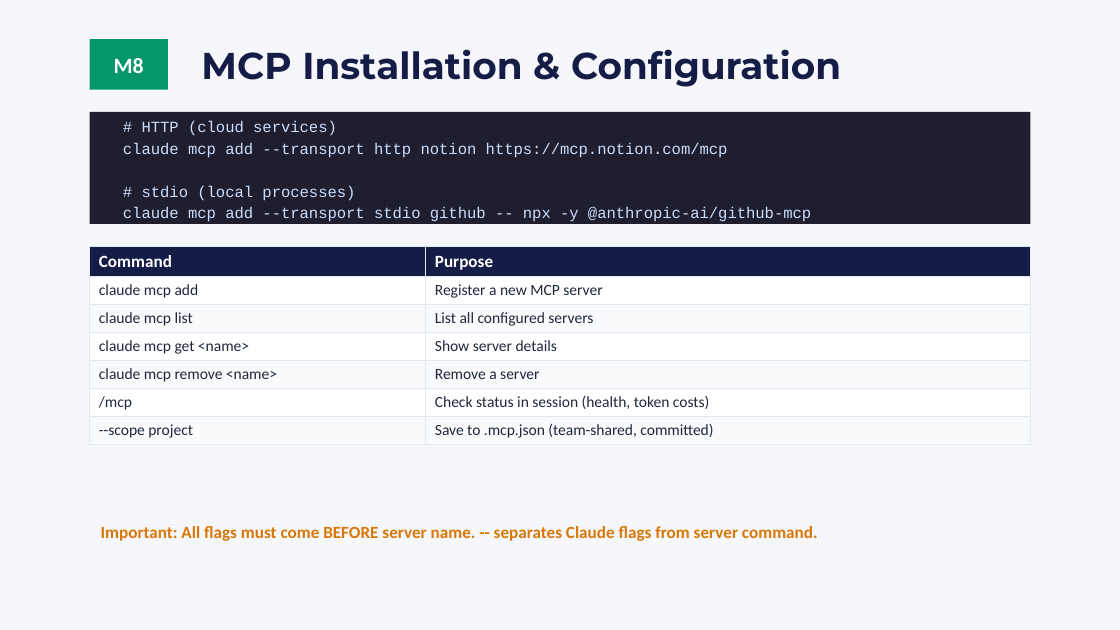
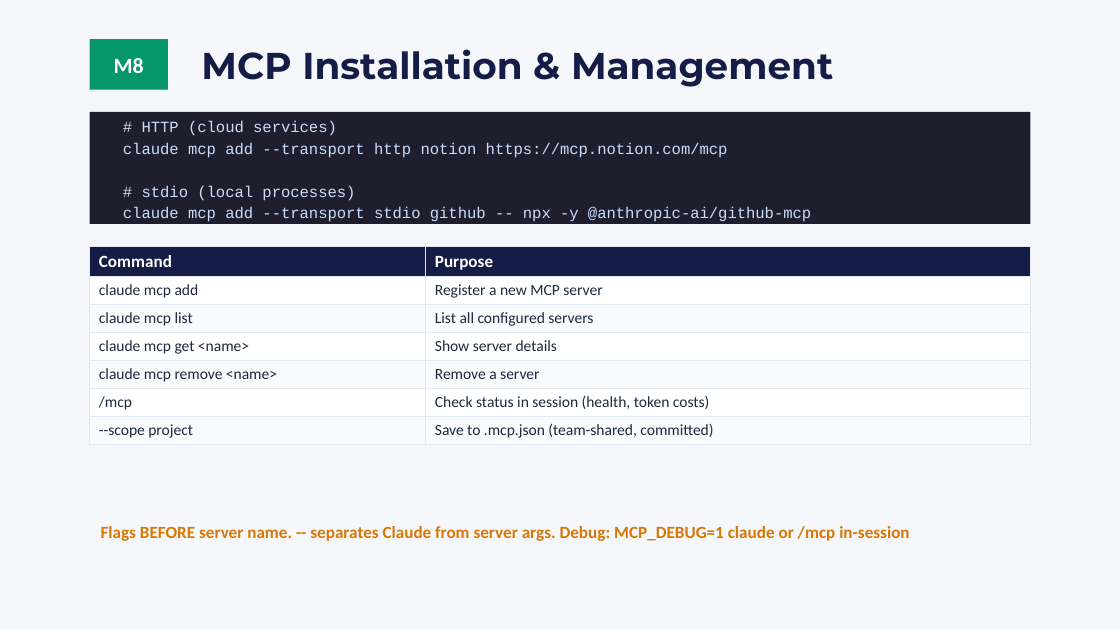
Before and after one commit to clusterreplyDE/claude_workshop, a slide deck: slide 29 of slides/workshop.pptx. Drawn at 1120x630 pixels with LibreOffice and Linux fonts; fonts in the diff are those of the drawing. Boxes give left, top, right and bottom in pixels: in the first picture for what was removed or moved away, otherwise in the second. Text is boxed around its words. In the diff, an @@ line names an element or a change of style, - is before the commit and + after.

```diff
--- a/slides/workshop.pptx
+++ b/slides/workshop.pptx
@@ text at box(201, 49, 833, 87): text changed @@
-MCP Installation & Configuration
+MCP Installation & Management
@@ text at box(101, 526, 909, 541): text changed @@
-Important: All flags must come BEFORE server name. -- separates Claude flags from server command.
+Flags BEFORE server name. -- separates Claude from server args. Debug: MCP_DEBUG=1 claude or /mcp in-session
```
Also in this commit, not shown: 8 other slides changed, 5 other files.
